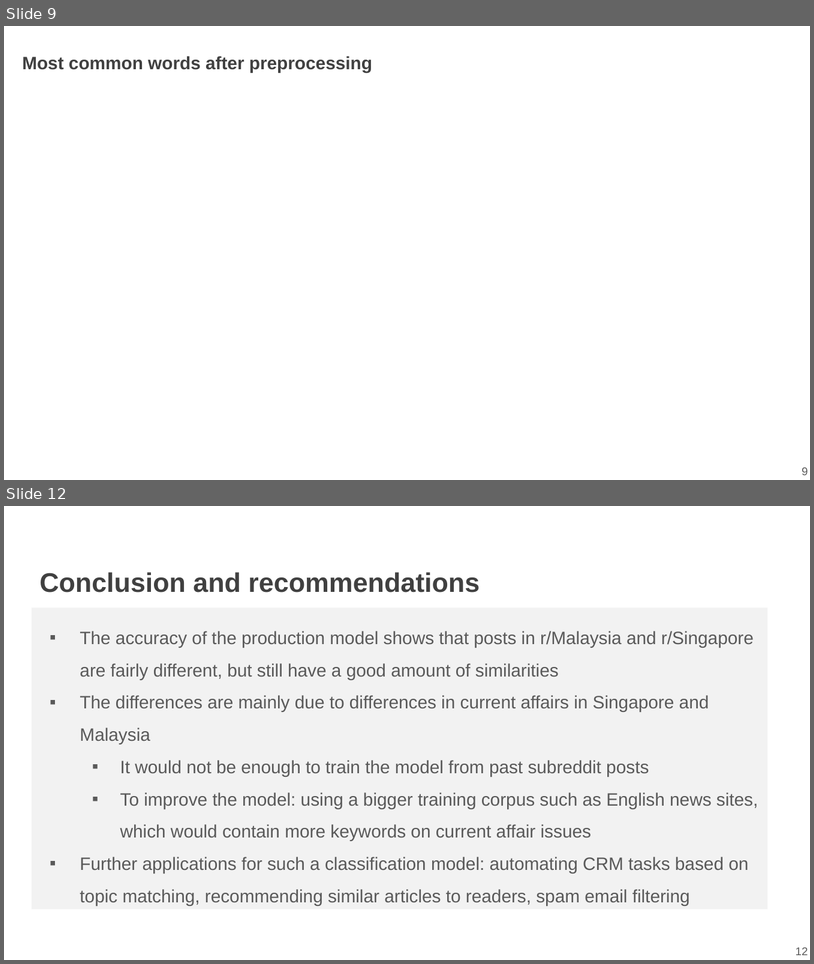
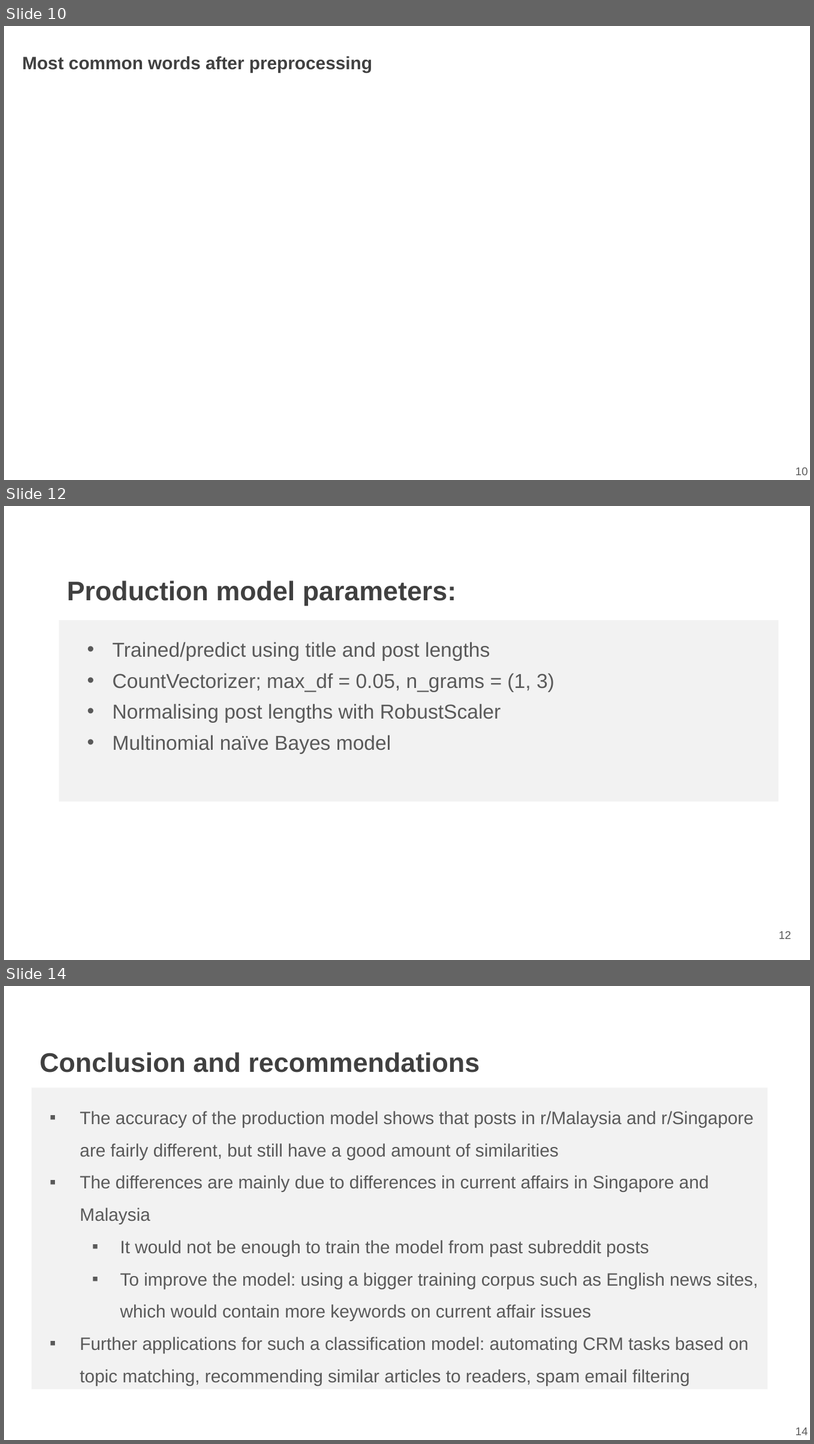
Before and after one commit to zzeniale/GA-Project-3-Subreddit-Classifiation, a slide deck: presentation/project3_presentation_individual.pptx. Shown one above the other, each under a label of ours: slides 9 and 12 before the commit, slides 10, 12 and 14 after it; the slides between them are not shown. The pictures are 814x964 and 814x1444 pixels, drawn with LibreOffice and Linux fonts; fonts in the diff are those of the drawing; background and template pictures are left out. Boxes give left, top, right and bottom in pixels: in the first picture for what was removed or moved away, otherwise in the second. Text is boxed around its words. In the diff, an @@ line names an element or a change of style, - is before the commit and + after.

```diff
--- a/presentation/project3_presentation_individual.pptx
+++ b/presentation/project3_presentation_individual.pptx
@@ slide 12 added at [4, 506, 810, 960], background #FFFFFF @@
@@ text added at [67, 580, 456, 606], 24 pt, text #404040, bold @@
+Production model parameters:
@@ text added at [59, 621, 779, 802], fill #F2F2F2, 18 pt, text #595959 @@
+• Trained/predict using title and post lengths
+• CountVectorizer; max_df = 0.05, n_grams = (1, 3)
+• Normalising post lengths with RobustScaler
+• Multinomial naïve Bayes model
@@ page number added at [779, 931, 792, 939], 10 pt, text #595959 @@
+12
@@ what was slide 9 is now slide 10 @@
@@ page number at [796, 467, 809, 475]: text changed @@
-9
+10
@@ what was slide 12 is now slide 14 @@
@@ page number at [796, 1427, 809, 1435]: text changed @@
-12
+14
```
Also in this commit, not shown: 2 slides changed, 2 other slides added, 4 other files.
